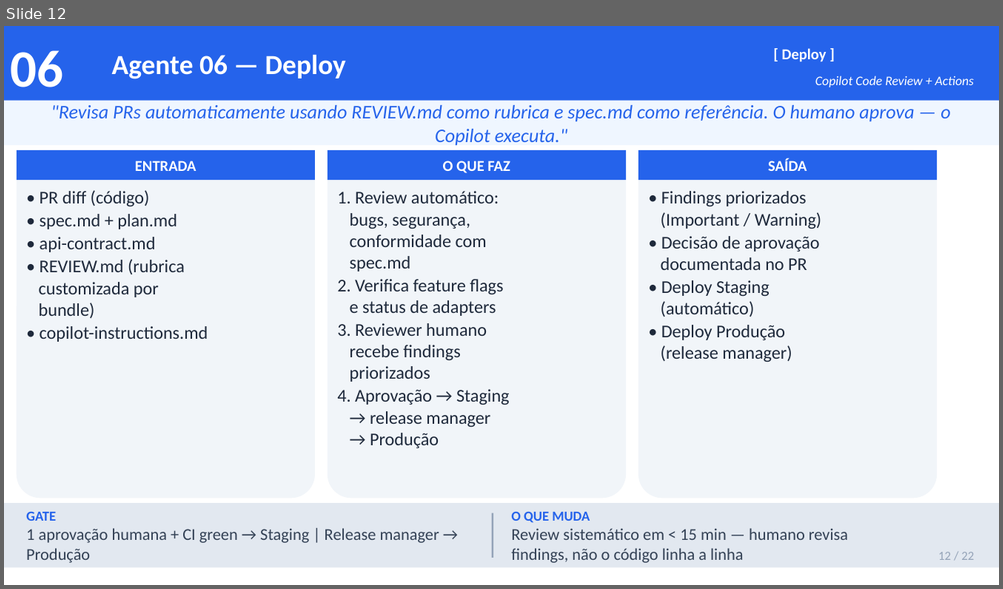
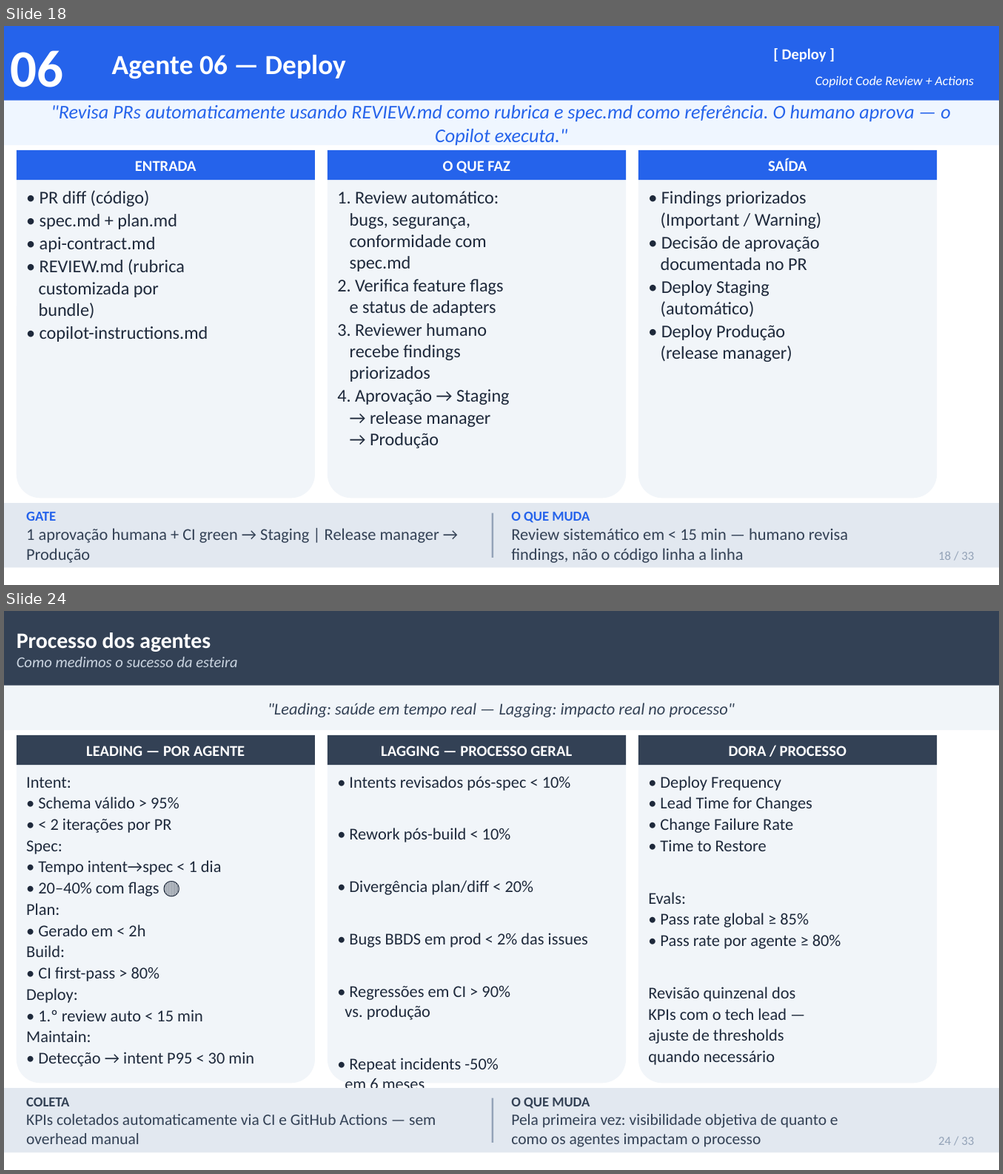
Before and after one commit to jpsslink/sdlc-agentico, a slide deck: esteira-agentica-pitch.pptx. Shown one above the other, each under a label of ours: slide 12 before the commit, slides 18 and 24 after it; the slides between them are not shown. The pictures are 1003x589 and 1003x1174 pixels, drawn with LibreOffice and Linux fonts; fonts in the diff are those of the drawing. Boxes give left, top, right and bottom in pixels: in the first picture for what was removed or moved away, otherwise in the second. Text is boxed around its words. In the diff, an @@ line names an element or a change of style, - is before the commit and + after.

```diff
--- a/esteira-agentica-pitch.pptx
+++ b/esteira-agentica-pitch.pptx
@@ slide 24 added at <box>4,611,999,1170</box>, background #FFFFFF @@
@@ rectangle added at <box>4,611,999,686</box>, fill #334155 @@
@@ text added at <box>17,632,237,667</box>, 11 pt, text #CBD5E1, italic @@
+Processo dos agentes
+Como medimos o sucesso da esteira
@@ rectangle added at <box>4,686,999,730</box>, fill #F1F5F9 @@
@@ text added at <box>267,703,734,718</box>, 12 pt, text #334155, italic @@
+"Leading: saúde em tempo real — Lagging: impacto real no processo"
@@ rounded rectangle added at <box>17,735,316,1083</box>, fill #F1F5F9 @@
@@ rectangle added at <box>17,735,316,765</box>, fill #334155 @@
@@ rounded rectangle added at <box>327,735,626,1083</box>, fill #F1F5F9 @@
@@ rectangle added at <box>327,735,626,765</box>, fill #334155 @@
@@ rounded rectangle added at <box>638,735,937,1083</box>, fill #F1F5F9 @@
@@ rectangle added at <box>638,735,937,765</box>, fill #334155 @@
@@ text added at <box>86,746,244,756</box>, 11 pt, text #FFFFFF, bold @@
+LEADING — POR AGENTE
@@ text added at <box>381,746,572,756</box>, 11 pt, text #FFFFFF, bold @@
+LAGGING — PROCESSO GERAL
@@ text added at <box>728,746,846,756</box>, 11 pt, text #FFFFFF, bold @@
+DORA / PROCESSO
@@ text added at <box>26,777,254,1067</box>, 12 pt, text #1E293B @@
+Intent:
+• Schema válido > 95%
+• < 2 iterações por PR
+Spec:
+• Tempo intent→spec < 1 dia
+• 20–40% com flags 🔴
+Plan:
+• Gerado em < 2h
+Build:
+• CI first-pass > 80%
+Deploy:
+• 1.º review auto < 15 min
+Maintain:
+• Detecção → intent P95 < 30 min
@@ text added at <box>344,776,588,1088</box>, 12 pt, text #1E293B @@
+• Intents revisados pós-spec < 10%
+• Rework pós-build < 10%
+• Divergência plan/diff < 20%
+• Bugs BBDS em prod < 2% das issues
+• Regressões em CI > 90%
+vs. produção
+• Repeat incidents -50%
+em 6 meses
@@ text added at <box>648,776,841,1065</box>, 12 pt, text #1E293B @@
+• Deploy Frequency
+• Lead Time for Changes
+• Change Failure Rate
+• Time to Restore
+Evals:
+• Pass rate global ≥ 85%
+• Pass rate por agente ≥ 80%
+Revisão quinzenal dos
+KPIs com o tech lead —
+ajuste de thresholds
+quando necessário
@@ rectangle added at <box>4,1088,999,1153</box>, fill #E2E8F0 @@
@@ text added at <box>26,1098,435,1145</box>, 11.5 pt, text #334155 @@
+COLETA
+KPIs coletados automaticamente via CI e GitHub Actions — sem overhead manual
@@ rectangle added at <box>492,1099,493,1143</box>, fill #94A3B8 @@
@@ text added at <box>511,1098,838,1147</box>, 11.5 pt, text #334155 @@
+O QUE MUDA
+Pela primeira vez: visibilidade objetiva de quanto e como os agentes impactam o processo
@@ text added at <box>938,1137,973,1145</box>, 9 pt, text #94A3B8 @@
+24 / 33
@@ what was slide 12 is now slide 18 @@
@@ slide 18 changed as well @@
@@ text at <box>938,552,973,560</box>: text changed @@
-12 / 22
+18 / 33
```
Also in this commit, not shown: 15 other slides changed, 12 other slides added, 2 slides removed.
